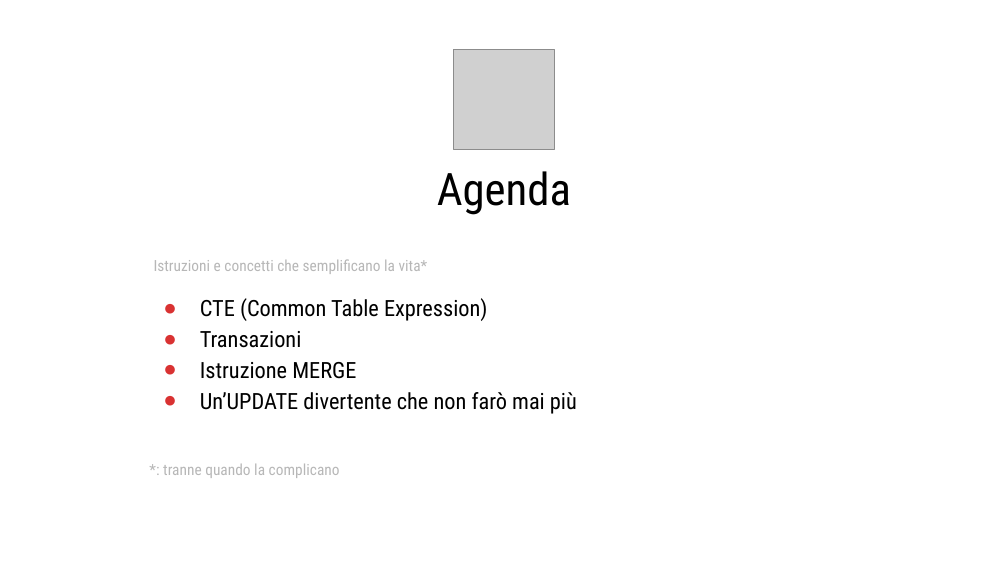
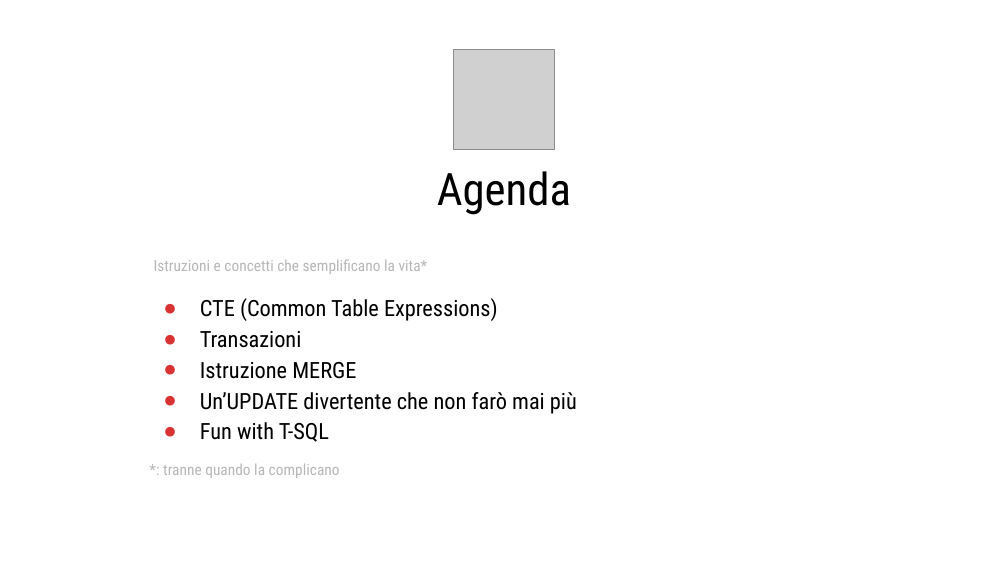
Before and after one commit to bibe74/CP2025, a slide deck: slide 3 of CP2025 - Utilizzare SQL.pptx. Drawn at 1008x567 pixels with LibreOffice and Linux fonts; fonts in the diff are those of the drawing; grey boxes stand for pictures; background and template pictures are left out. Boxes give left, top, right and bottom in pixels: in the first picture for what was removed or moved away, otherwise in the second. Text is boxed around its words. In the diff, an @@ line names an element or a change of style, - is before the commit and + after.

```diff
--- a/CP2025 - Utilizzare SQL.pptx
+++ b/CP2025 - Utilizzare SQL.pptx
@@ title at box(200, 298, 498, 321): text changed @@
-● CTE (Common Table Expression)
+● CTE (Common Table Expressions)
@@ title at box(200, 422, 329, 442): paragraph added @@
+● Fun with T-SQL
```
Also in this commit, not shown: 2 other slides changed, 4 other files.
